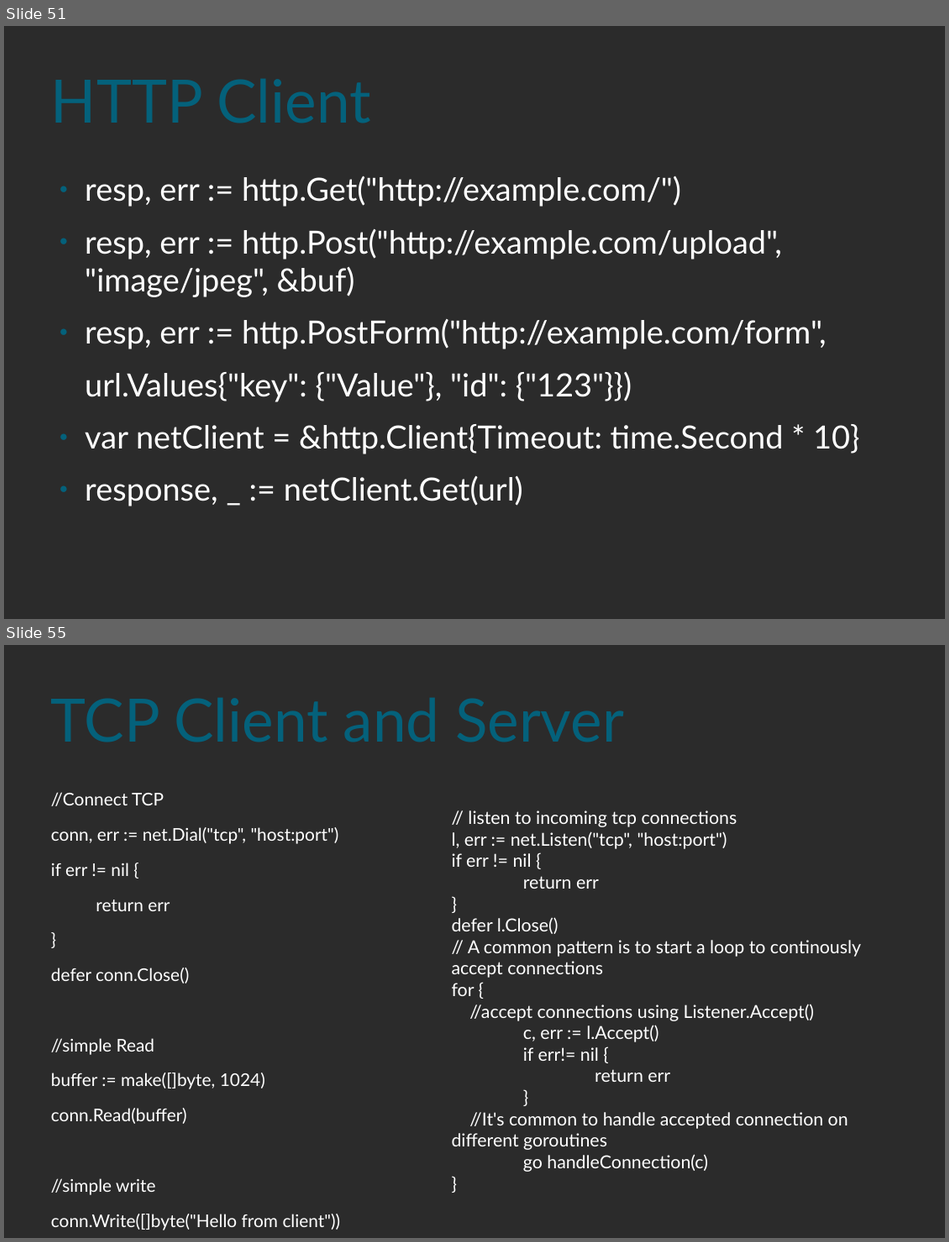
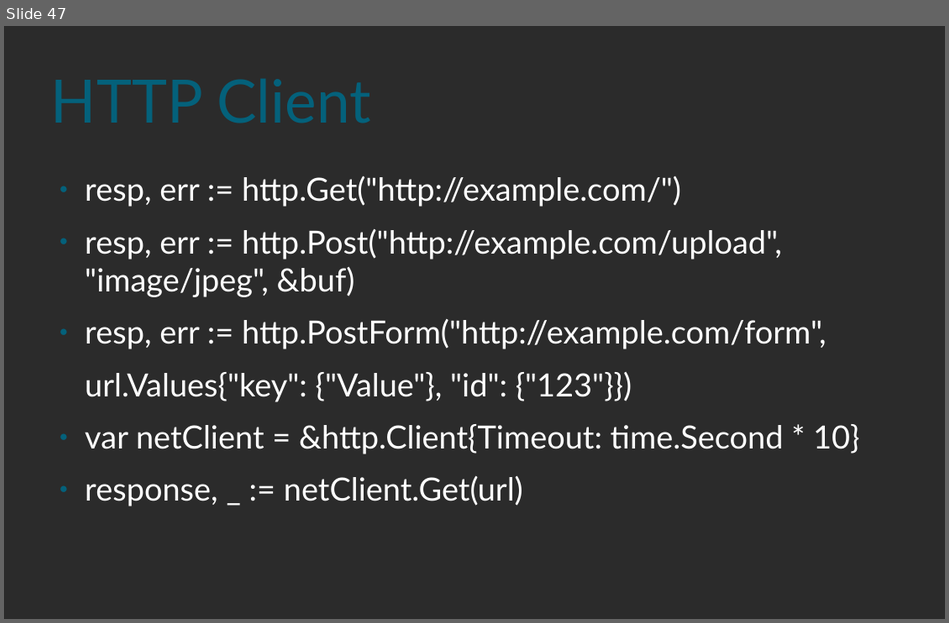
Before and after one commit to rif/gointro, a slide deck: Golang.odp. Shown one above the other, each under a label of ours: slides 51 and 55 before the commit, slide 47 after it; the slides between them are not shown. The pictures are 949x1242 and 949x623 pixels, drawn with LibreOffice and Linux fonts; fonts in the diff are those of the drawing; background and template pictures are left out; a plain dark background stands for a picture behind light text. Boxes give left, top, right and bottom in pixels: in the first picture for what was removed or moved away, otherwise in the second. Text is boxed around its words. In the diff, an @@ line names an element or a change of style, - is before the commit and + after.

```diff
--- a/Golang.odp
+++ b/Golang.odp
@@ slide 55 removed at (4, 645, 945, 1238), background picture (left out) @@
@@ text removed at (51, 792, 339, 1230) @@
-//Connect TCP
-conn, err := net.Dial("tcp", "host:port")
-if err != nil {
-return err
-}
-defer conn.Close()
-//simple Read
-buffer := make([]byte, 1024)
-conn.Read(buffer)
-//simple write
-conn.Write([]byte("Hello from client"))
@@ text removed at (452, 810, 861, 1172) @@
-// listen to incoming tcp connections
-l, err := net.Listen("tcp", "host:port")
-if err != nil {
-return err
-}
-defer l.Close()
-// A common pattern is to start a loop to continously accept connections
-for {
-//accept connections using Listener.Accept()
-c, err := l.Accept()
-if err!= nil {
-return err
-}
-//It's common to handle accepted connection on different goroutines
-go handleConnection(c)
-}
@@ title removed at (283, 1214, 341, 1230) @@
-TCP Client and Server
@@ what was slide 51 is now slide 47 @@
```
Also in this commit, not shown: 1 slide changed, 12 other slides removed.
